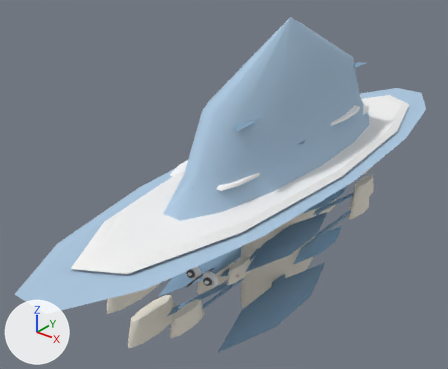
The glTF model web-forest/public/model/species/macrolepiota-procera.glb: old version first, new version second.
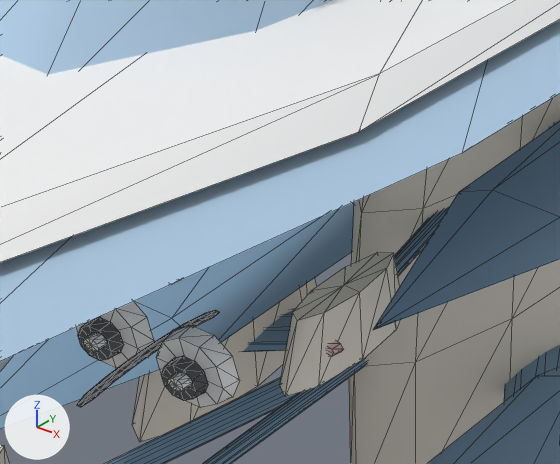
The first picture shows the older version from a 50 mm lens placed at (0.35, -0.546, 0.442), pointed at (-0.046, -0.052, 0.136). The close-ups show the older and then the newer version on the part from 38% to 63% of the width and 56% to 81% of the height of that picture. Only the edits that show in the close-ups are written down. The lights are fixed; the arrows at lower left show +X, +Y and +Z. The close-ups show mesh edges as thin lines. Where no turn or scale is listed for an object, it has been applied to the vertices. Vertices at exactly the same position are counted once.

In view in the first close-up: 'p0', 'p12', 'p2', 'p3', 'p6', 'p9', 'stalk'.
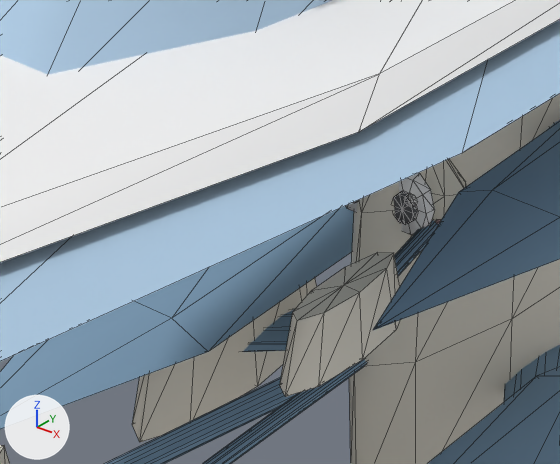
Pixel boxes [x1, y1, x2, y2] of what changed, in the close-ups (560 x 464 px; the box of a moved part takes in the faces that stretch with it):
part 1 of me_mesh_0, moved or reshaped (not visible afterwards): before [77, 310, 219, 407]
part 2 of me_mesh_0, moved or reshaped: before [76, 284, 344, 408]; after [346, 160, 466, 235]
part 3 of me_mesh_0, recoloured: before [81, 317, 343, 404]; after [394, 191, 441, 222]

The change in detail:
me_mesh_0 is used by ob_stalk; location (0.0, 0.0, 0.0).
me_mesh_0 had 385 vertices, 724 faces and spanned x -0.087..0.087, y -0.341..0.341, z 0.0..0.32.
me_mesh_0 now has 427 vertices, 804 faces and spans x -0.087..0.087, y -0.341..0.341, z 0.0..0.32.
me_mesh_0 part 1: the loose piece of 38 vertices spanning x -0.001..0.001, y -0.169..-0.125, z 0.08..0.082 is scaled about its middle by (0.703, 0.164, 1), then moved by (0.0, 0.08, 0.0).
Part 2, on me_mesh_0:
30 vertices are removed from x -0.022..0.025, y -0.155..-0.116, z 0.076..0.089.
194 faces are deleted.
146 vertices move from x -0.026..0.026, y -0.155..-0.116, z 0.073..0.089 to x -0.018..0.018, y -0.07..-0.053, z 0.066..0.091.
28 vertices are added at x -0.007..0.018, y -0.07..-0.056, z 0.075..0.094.
194 new faces join them.
me_mesh_0 part 3: 84 kept faces spanning x -0.018..0.018, y -0.07..-0.053, z 0.066..0.091 get new vertex colours.
Other edits to the shape of me_mesh_0 do not show in these pictures.
